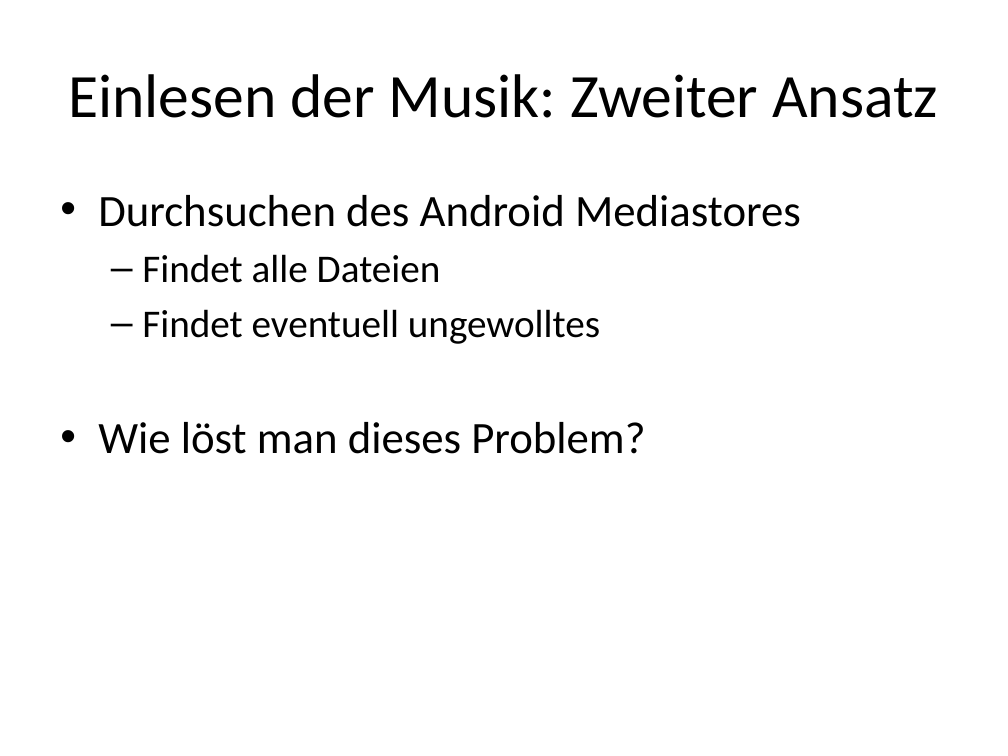
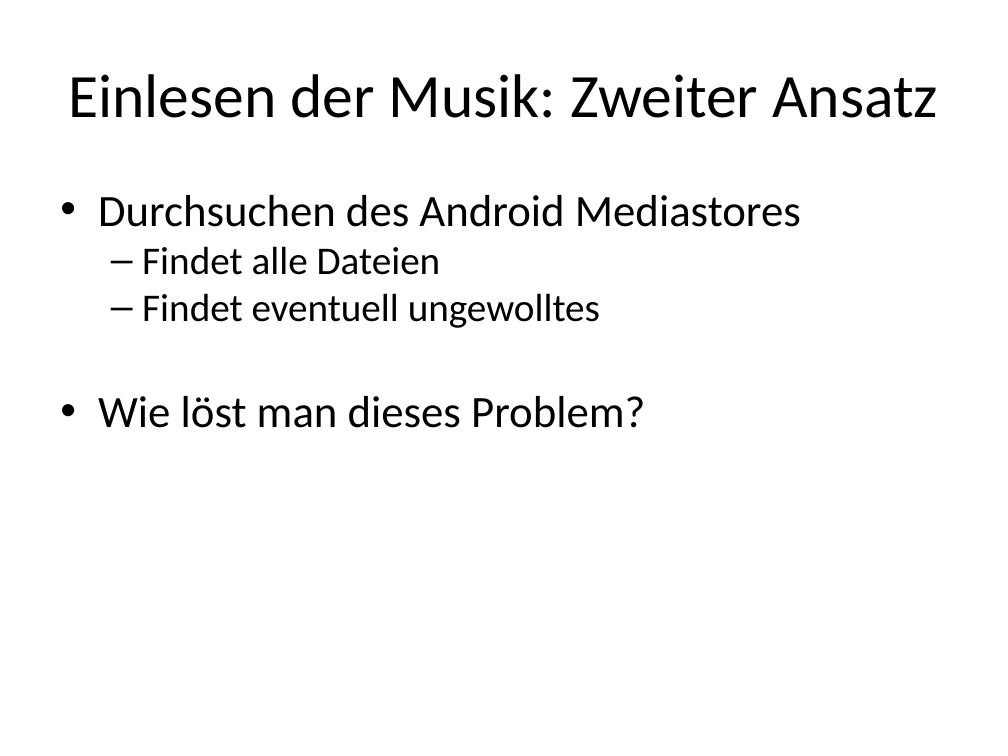
Before and after one commit to htl-leonding/2015_fiply, a slide deck: slide 3 of FIPLY/Dokumente/ZusätzlicheFolien_Denkmayr.pptx. Drawn at 1008x756 pixels with LibreOffice and Linux fonts; fonts in the diff are those of the drawing. Boxes give left, top, right and bottom in pixels: in the first picture for what was removed or moved away, otherwise in the second. Text is boxed around its words. In the diff, an @@ line names an element or a change of style, - is before the commit and + after.

```diff
--- a/FIPLY/Dokumente/ZusätzlicheFolien_Denkmayr.pptx
+++ b/FIPLY/Dokumente/ZusätzlicheFolien_Denkmayr.pptx
@@ text "Durchsuchen des Android Mediastores" at bbox=[98, 195, 801, 428]: indent changed; less space between paragraphs @@
```
Also in this commit, not shown: 3 other slides changed.
